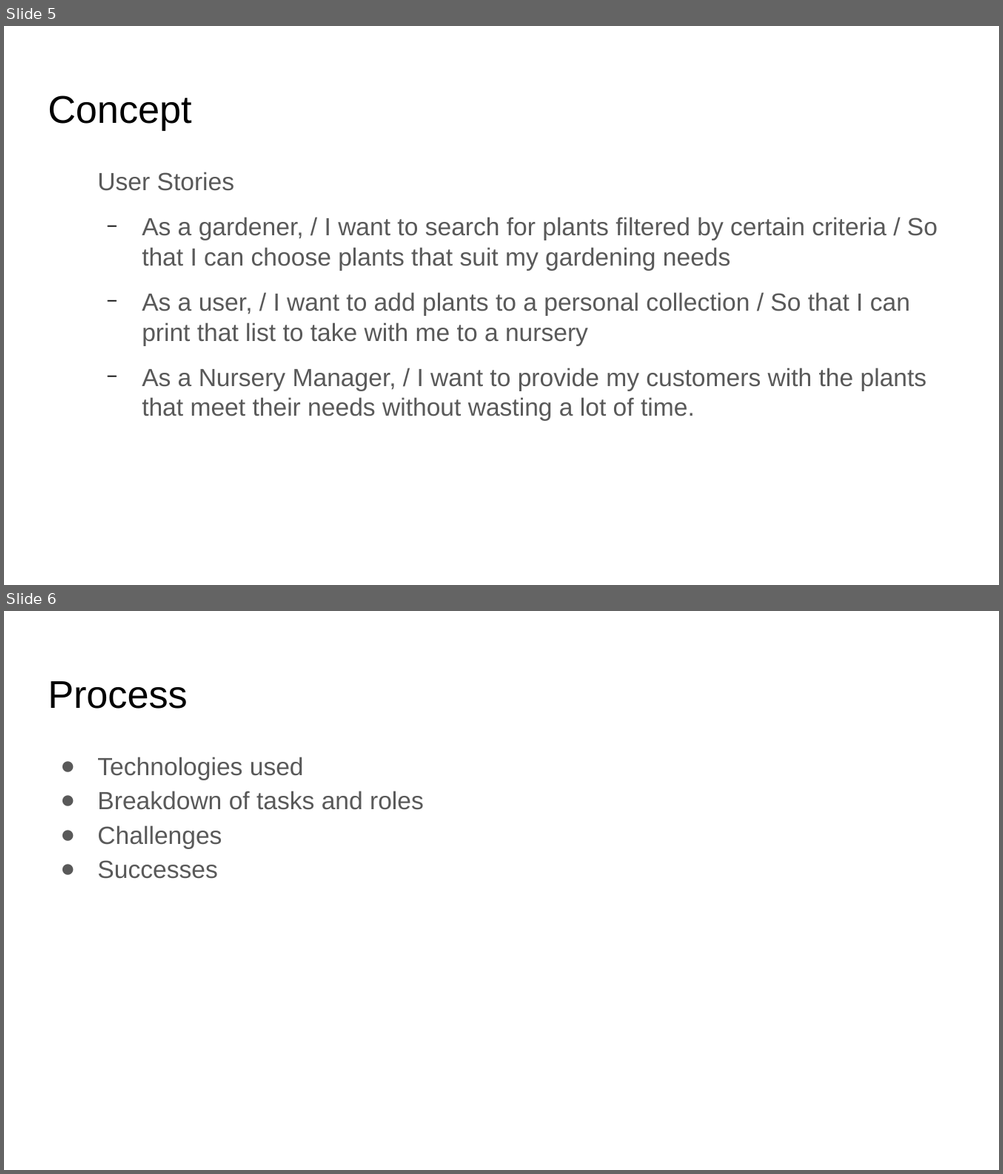
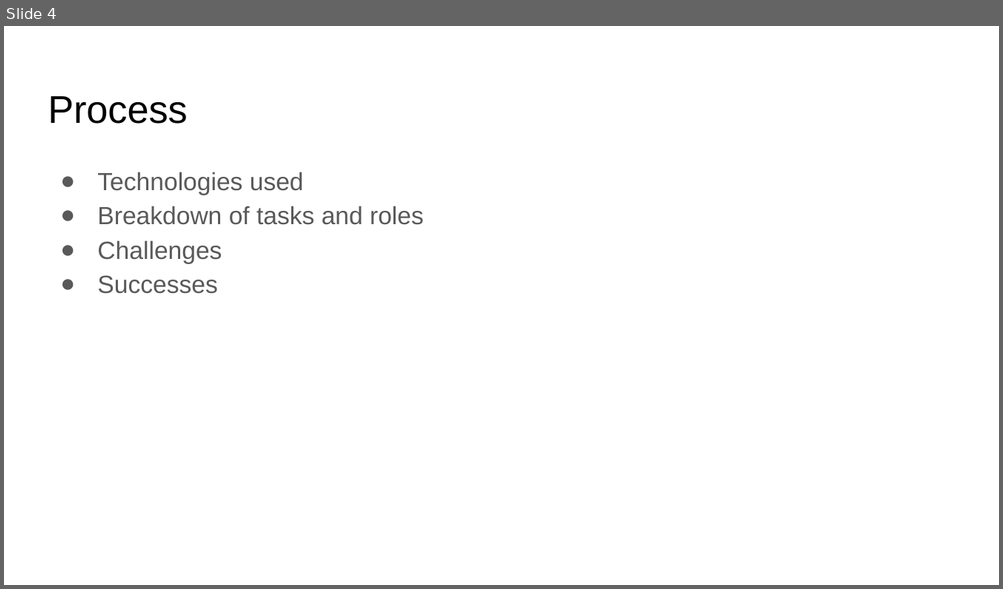
Before and after one commit to JohnSauter/plant_selection_planner, a slide deck: presentation/Plant_Selection_Planner.odp. Shown one above the other, each under a label of ours: slides 5 and 6 before the commit, slide 4 after it. The pictures are 1003x1174 and 1003x589 pixels, drawn with LibreOffice and Linux fonts; fonts in the diff are those of the drawing. Boxes give left, top, right and bottom in pixels: in the first picture for what was removed or moved away, otherwise in the second. Text is boxed around its words. In the diff, an @@ line names an element or a change of style, - is before the commit and + after.

```diff
--- a/presentation/Plant_Selection_Planner.odp
+++ b/presentation/Plant_Selection_Planner.odp
@@ slide 5 removed at box(4, 26, 999, 585), background #FFFFFF @@
@@ title removed at box(48, 96, 191, 130) @@
-Concept
@@ text removed at box(97, 172, 937, 420) @@
-User Stories
-  − As a gardener, / I want to search for plants filtered by certain criteria / So that I can choose plants that suit my gardening needs
-  − As a user, / I want to add plants to a personal collection / So that I can print that list to take with me to a nursery
-  − As a Nursery Manager, / I want to provide my customers with the plants that meet their needs without wasting a lot of time.
@@ what was slide 6 is now slide 4 @@
```
Also in this commit, not shown: 1 slide changed, 2 slides added, 3 other slides removed, 1 other file.
